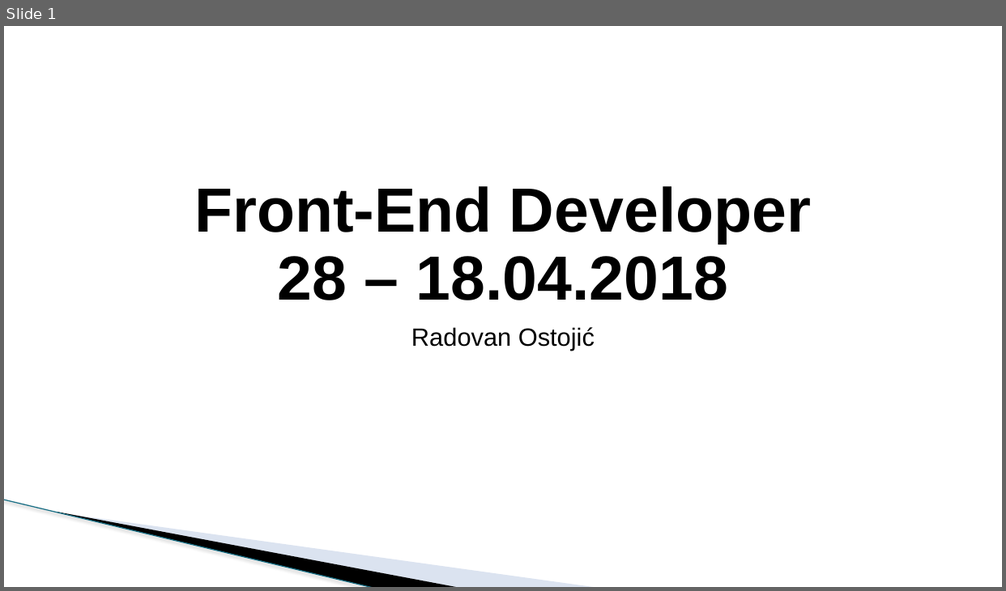
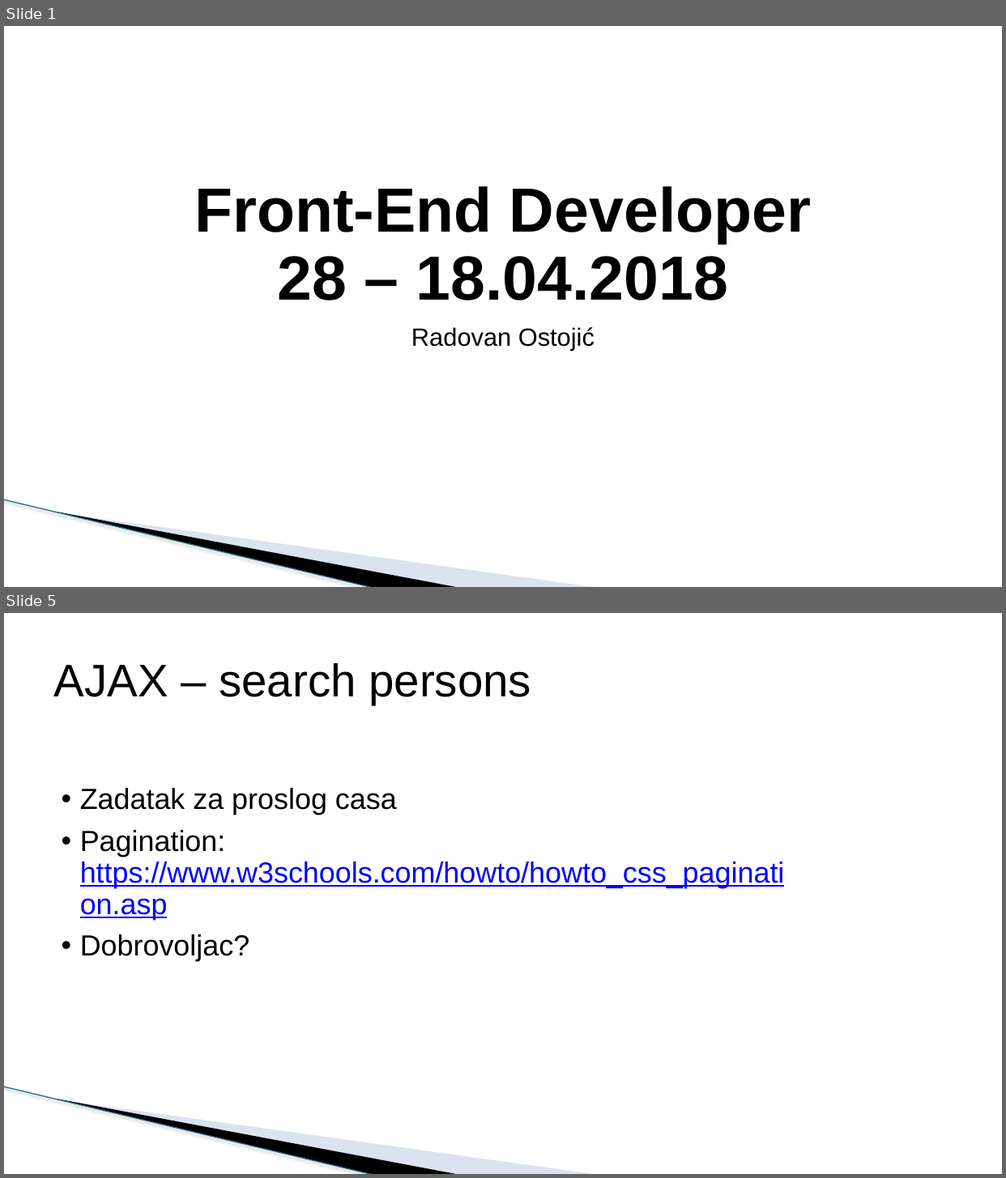
Before and after one commit to todalexcode/kurs-front-end, a slide deck: sesija-28/PPT/Front-End Developer-28.pptx. Shown one above the other, each under a label of ours: slide 1 before the commit, slides 1 and 5 after it; the slides between them are not shown. The pictures are 1006x591 and 1006x1178 pixels, drawn with LibreOffice and Linux fonts; fonts in the diff are those of the drawing; background and template pictures are left out. Boxes give left, top, right and bottom in pixels: in the first picture for what was removed or moved away, otherwise in the second. Text is boxed around its words. In the diff, an @@ line names an element or a change of style, - is before the commit and + after.

```diff
--- a/sesija-28/PPT/Front-End Developer-28.pptx
+++ b/sesija-28/PPT/Front-End Developer-28.pptx
@@ slide 5 added at (4,613,1002,1174), background #FFFFFF; not listed: 3 template elements that a slide beside it also shows @@
@@ title added at (54,663,531,705), 44 pt, text #000000 @@
+AJAX – search persons
@@ text added at (80,788,785,961), 28 pt, text #0000FF, underline @@
+• Zadatak za proslog casa
+• Pagination: https://www.w3schools.com/howto/howto_css_pagination.asp
+• Dobrovoljac?
```
Also in this commit, not shown: 2 slides changed, 3 other slides added, 1 slide removed, 16 other files.
